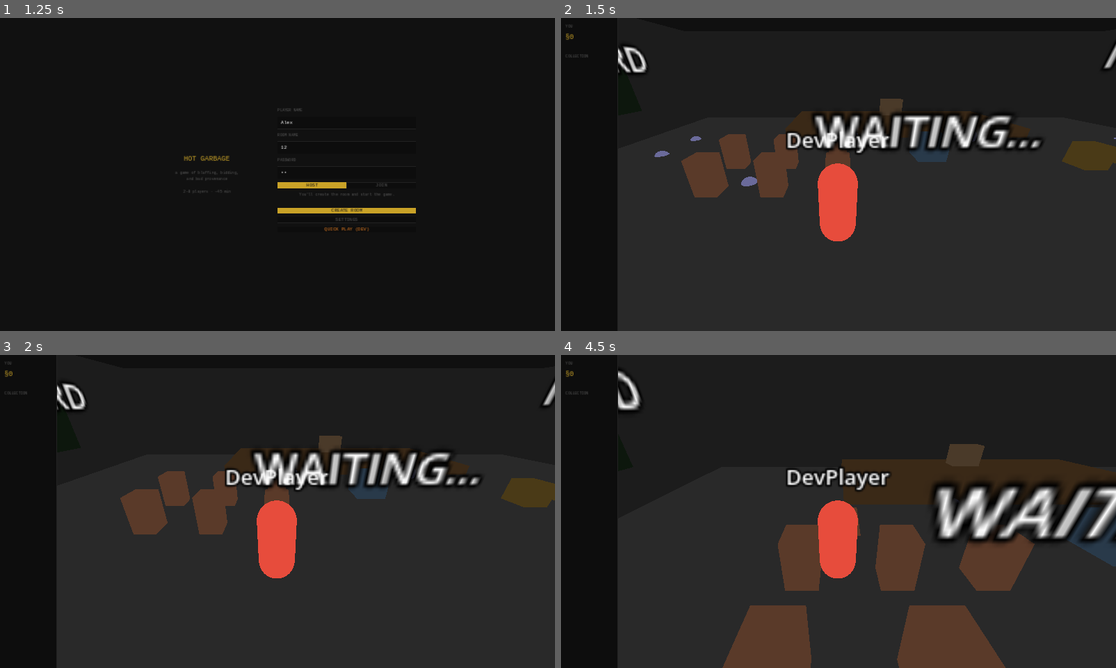
Above: before the commit, frames 1-4 (two rows, left to right).
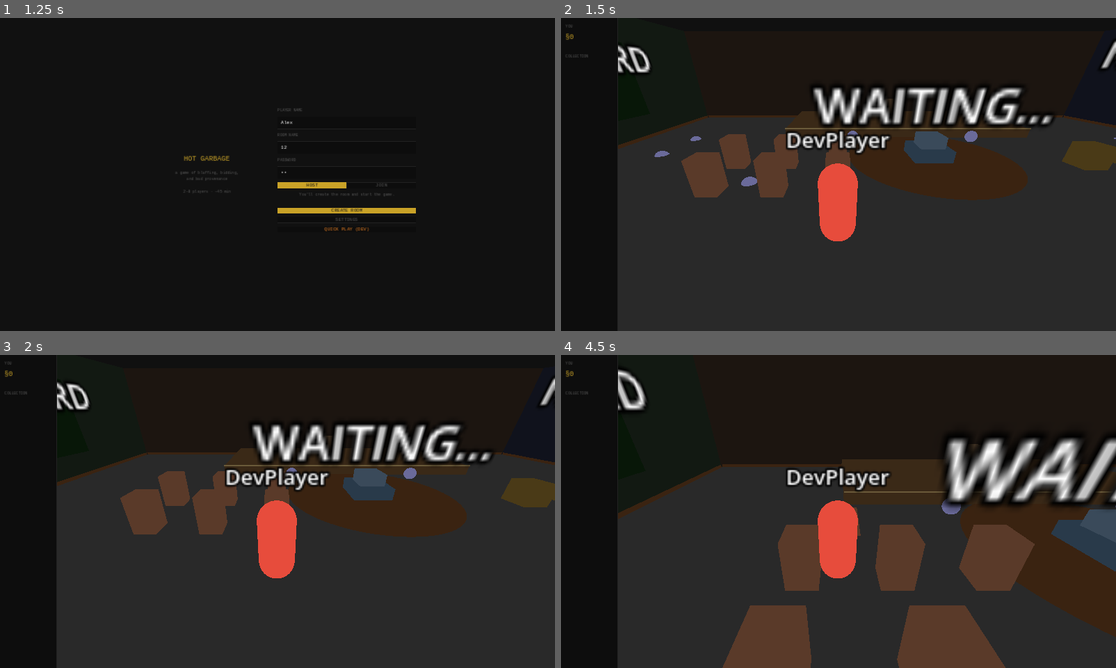
Above: after the commit, the same moments.

Repository: kevinBlum/hot-garbage
Game: Godot game, scene res://src/scenes/main_menu.tscn
Same seed, same stepped clock (60 frames per second), same inputs: the game is played once before the commit and once after it.
Inputs (mouse positions are in pixels of both pictures, inside the frame that each line leads up to):
- Up to frame 1 (1.25 s): click (344, 121) at 0.52 s; type "Alex" at 0.6 s; click (344, 146) at 0.75 s; type "12" at 0.83 s; click (344, 171) at 0.98 s; type "12" at 1.07 s
- Up to frame 2 (1.5 s): click "QUICK PLAY (DEV)" at 1.25 s
- Up to frame 3 (2 s): no input
- Up to frame 4 (4.5 s): tap Enter at 2 s; hold W (move_forward) from 2.03 s (still down); tap E (interact) at 2.1, 3.6 s; tap Space (jump) at 2.27, 3.02 s; tap Shift (sprint) at 2.85, 4.35 s

Frame 1 is identical in both runs. In frame 2, 6.8% of the frame differs, in the area x 10-100%, y 7-47%; in frame 3, 6.8%; in frame 4, 9.8%, in the area x 10-100%, y 4-100%.

Commit message:
feat: visual refinement pass — eyes, crown shape, category items, room color beats
- Characters: two dark eye spheres on capsule front to show facing direction
- Crown: replace flat box with ring base + 5 alternating-height gold cones
- Auction item: category-specific shape per pitch (cone=antiquities, sphere=curios,
  capsule=relics, cube=forgeries, flat box=junk) — item recreated each round
- Pedestal: two-tier (wide base + narrow top, both still reach y=1.0 top)
- Room: baseboards on all 4 walls, carpet disc under pedestal, stage gold accent strip
- Walls: subtly differentiated colors per zone (warm back, green left, cool right)
- Sign panels: protrude 0.3 units from wall into room for physical board feel
- Pedestal label raised to y=2.2 to clear tallest item (0.65 cone)
- throwable_prop: add CONE shape (CylinderMesh top_radius=0 + CylinderShape3D)
- Remove dead _UITheme preload from throwable_prop.gd

Co-Authored-By: Claude Sonnet 4.6 <noreply@anthropic.com>

Diff:
--- a/hot-garbage-godot/src/characters/local_player.gd
+++ b/hot-garbage-godot/src/characters/local_player.gd
@@ -10,7 +10,7 @@
 var _camera: Camera3D
 var _mesh: MeshInstance3D
 var _name_label: Label3D
-var _crown_mesh: MeshInstance3D
+var _crown_mesh: Node3D
 var _hand_anchor: Node3D
 var _grab_area: Area3D
 
@@ -62,18 +62,51 @@
 	_hand_anchor.position = Vector3(0.5, 0.9, -0.7)
 	add_child(_hand_anchor)
 
-	# Crown mesh (hidden; shown when this player is auctioneer)
-	_crown_mesh = MeshInstance3D.new()
-	var crown_box := BoxMesh.new()
-	crown_box.size = Vector3(0.6, 0.2, 0.6)
-	_crown_mesh.mesh = crown_box
-	_crown_mesh.position = Vector3(0, 2.0, 0)
-	var crown_mat := StandardMaterial3D.new()
-	crown_mat.shading_mode = BaseMaterial3D.SHADING_MODE_UNSHADED
-	crown_mat.albedo_color = Color.html("C9A227")
-	_crown_mesh.material_override = crown_mat
+	# Crown (hidden; shown when this player is auctioneer)
+	_crown_mesh = Node3D.new()
 	_crown_mesh.visible = false
 	add_child(_crown_mesh)
+
+	var gold_mat := StandardMaterial3D.new()
+	gold_mat.shading_mode = BaseMaterial3D.SHADING_MODE_UNSHADED
+	gold_mat.albedo_color = Color.html("C9A227")
+
+	var band := MeshInstance3D.new()
+	var band_cyl := CylinderMesh.new()
+	band_cyl.top_radius = 0.3
+	band_cyl.bottom_radius = 0.3
+	band_cyl.height = 0.1
+	band.mesh = band_cyl
+	band.material_override = gold_mat
+	band.position = Vector3(0, 1.95, 0)
+	_crown_mesh.add_child(band)
+
+	for i in 5:
+		var angle := i * TAU / 5.0
+		var spike_h := 0.28 if i % 2 == 0 else 0.18
+		var spike := MeshInstance3D.new()
+		var cone := CylinderMesh.new()
+		cone.top_radius = 0.0
+		cone.bottom_radius = 0.065
+		cone.height = spike_h
+		spike.mesh = cone
+		spike.material_override = gold_mat
+		spike.position = Vector3(sin(angle) * 0.25, 2.0 + spike_h * 0.5, cos(angle) * 0.25)
+		_crown_mesh.add_child(spike)
+
+	# Eyes (show facing direction)
+	var eye_mat := StandardMaterial3D.new()
+	eye_mat.shading_mode = BaseMaterial3D.SHADING_MODE_UNSHADED
+	eye_mat.albedo_color = Color.html("1a1a1a")
+	for side in [-1, 1]:
+		var eye := MeshInstance3D.new()
+		var eye_sphere := SphereMesh.new()
+		eye_sphere.radius = 0.07
+		eye_sphere.height = 0.14
+		eye.mesh = eye_sphere
+		eye.material_override = eye_mat
+		eye.position = Vector3(side * 0.15, 1.55, -0.37)
+		add_child(eye)
 
 	# Name label
 	_name_label = Label3D.new()
--- a/hot-garbage-godot/src/characters/remote_player.gd
+++ b/hot-garbage-godot/src/characters/remote_player.gd
@@ -7,7 +7,7 @@
 
 var _mesh: MeshInstance3D
 var _name_label: Label3D
-var _crown_mesh: MeshInstance3D
+var _crown_mesh: Node3D
 
 var _target_pos: Vector3 = Vector3.ZERO
 var _target_ry: float = 0.0
@@ -33,18 +33,51 @@
 	_mesh.material_override = mat
 	add_child(_mesh)
 
-	# Crown
-	_crown_mesh = MeshInstance3D.new()
-	var crown_box := BoxMesh.new()
-	crown_box.size = Vector3(0.6, 0.2, 0.6)
-	_crown_mesh.mesh = crown_box
-	_crown_mesh.position = Vector3(0, 2.0, 0)
-	var crown_mat := StandardMaterial3D.new()
-	crown_mat.shading_mode = BaseMaterial3D.SHADING_MODE_UNSHADED
-	crown_mat.albedo_color = Color.html("C9A227")
-	_crown_mesh.material_override = crown_mat
+	# Crown (hidden; shown when this player is auctioneer)
+	_crown_mesh = Node3D.new()
 	_crown_mesh.visible = false
 	add_child(_crown_mesh)
+
+	var gold_mat := StandardMaterial3D.new()
+	gold_mat.shading_mode = BaseMaterial3D.SHADING_MODE_UNSHADED
+	gold_mat.albedo_color = Color.html("C9A227")
+
+	var band := MeshInstance3D.new()
+	var band_cyl := CylinderMesh.new()
+	band_cyl.top_radius = 0.3
+	band_cyl.bottom_radius = 0.3
+	band_cyl.height = 0.1
+	band.mesh = band_cyl
+	band.material_override = gold_mat
+	band.position = Vector3(0, 1.95, 0)
+	_crown_mesh.add_child(band)
+
+	for i in 5:
+		var angle := i * TAU / 5.0
+		var spike_h := 0.28 if i % 2 == 0 else 0.18
+		var spike := MeshInstance3D.new()
+		var cone := CylinderMesh.new()
+		cone.top_radius = 0.0
+		cone.bottom_radius = 0.065
+		cone.height = spike_h
+		spike.mesh = cone
+		spike.material_override = gold_mat
+		spike.position = Vector3(sin(angle) * 0.25, 2.0 + spike_h * 0.5, cos(angle) * 0.25)
+		_crown_mesh.add_child(spike)
+
+	# Eyes (show facing direction)
+	var eye_mat := StandardMaterial3D.new()
+	eye_mat.shading_mode = BaseMaterial3D.SHADING_MODE_UNSHADED
+	eye_mat.albedo_color = Color.html("1a1a1a")
+	for side in [-1, 1]:
+		var eye := MeshInstance3D.new()
+		var eye_sphere := SphereMesh.new()
+		eye_sphere.radius = 0.07
+		eye_sphere.height = 0.14
+		eye.mesh = eye_sphere
+		eye.material_override = eye_mat
+		eye.position = Vector3(side * 0.15, 1.55, -0.37)
+		add_child(eye)
 
 	# Name label
 	_name_label = Label3D.new()
--- a/hot-garbage-godot/src/props/throwable_prop.gd
+++ b/hot-garbage-godot/src/props/throwable_prop.gd
@@ -1,8 +1,6 @@
 extends RigidBody3D
 
-const _UITheme = preload("res://src/scenes/ui_theme.gd")
-
-enum Shape { BOX, CAPSULE, SPHERE }
+enum Shape { BOX, CAPSULE, SPHERE, CONE }
 
 var _home_pos: Vector3 = Vector3.ZERO
 var _is_auction_item: bool = false
@@ -29,6 +27,11 @@
 			var sphere := SphereShape3D.new()
 			sphere.radius = size.x
 			col.shape = sphere
+		Shape.CONE:
+			var cyl := CylinderShape3D.new()
+			cyl.radius = size.x
+			cyl.height = size.y
+			col.shape = cyl
 	add_child(col)
 
 	var mesh := MeshInstance3D.new()
@@ -47,6 +50,12 @@
 			sphere_mesh.radius = size.x
 			sphere_mesh.height = size.x * 2
 			mesh.mesh = sphere_mesh
+		Shape.CONE:
+			var cone_mesh := CylinderMesh.new()
+			cone_mesh.top_radius = 0.0
+			cone_mesh.bottom_radius = size.x
+			cone_mesh.height = size.y
+			mesh.mesh = cone_mesh
 	var mat := StandardMaterial3D.new()
 	mat.shading_mode = BaseMaterial3D.SHADING_MODE_UNSHADED
 	mat.albedo_color = color
--- a/hot-garbage-godot/src/scenes/auction_house.gd
+++ b/hot-garbage-godot/src/scenes/auction_house.gd
@@ -52,14 +52,14 @@
 func _build_room() -> void:
 	# Floor
 	_add_box(Vector3(0, -0.05, 0), Vector3(30, 0.1, 20), Color.html("2a2a2a"))
-	# Back wall
-	_add_box(Vector3(0, 3, -10), Vector3(30, 6, 0.2), Color.html("1e1e1e"))
+	# Back wall (warm, behind stage)
+	_add_box(Vector3(0, 3, -10), Vector3(30, 6, 0.2), Color.html("1e1814"))
 	# Front wall
-	_add_box(Vector3(0, 3, 10), Vector3(30, 6, 0.2), Color.html("1e1e1e"))
-	# Left wall (scoreboard side)
-	_add_box(Vector3(-15, 3, 0), Vector3(0.2, 6, 20), Color.html("1e1e1e"))
-	# Right wall (phase sign side)
-	_add_box(Vector3(15, 3, 0), Vector3(0.2, 6, 20), Color.html("1e1e1e"))
+	_add_box(Vector3(0, 3, 10), Vector3(30, 6, 0.2), Color.html("1a1a1a"))
+	# Left wall (scoreboard side — very subtle green)
+	_add_box(Vector3(-15, 3, 0), Vector3(0.2, 6, 20), Color.html("161c16"))
+	# Right wall (phase sign side — very subtle cool)
+	_add_box(Vector3(15, 3, 0), Vector3(0.2, 6, 20), Color.html("14161e"))
 	# Ceiling
 	_add_box(Vector3(0, 6.05, 0), Vector3(30, 0.1, 20), Color.html("141414"))
 
@@ -68,25 +68,49 @@
 	# Podium on stage
 	_add_box(Vector3(0, 1.05, -8.5), Vector3(1.5, 1.1, 0.8), Color.html("4a3a2a"))
 
-	# Item pedestal (center of room)
-	_add_box(Vector3(0, 0.5, -1), Vector3(1.2, 1.0, 1.2), Color.html("2a3a4a"))
-	# Pedestal display label
-	_pedestal_label = _make_label3d("WAITING...", Vector3(0, 1.15, -1), 0.06)
-
-	# Scoreboard billboard on left wall
-	_add_box(Vector3(-14.8, 3, 0), Vector3(0.1, 3, 8), Color.html("111a11"))
-	_scoreboard_label = _make_label3d("SCOREBOARD", Vector3(-14.6, 4.0, 0), 0.05)
+	# Item pedestal (two-tier: wide base + narrow top)
+	_add_box(Vector3(0, 0.25, -1), Vector3(1.6, 0.5, 1.6), Color.html("2a3a4a"))
+	_add_box(Vector3(0, 0.75, -1), Vector3(1.0, 0.5, 1.0), Color.html("3a4a5a"))
+	# Pedestal display label — floats above tallest item (y ≈ 2.2 clears a 0.65-tall cone)
+	_pedestal_label = _make_label3d("WAITING...", Vector3(0, 2.2, -1), 0.06)
+
+	# Scoreboard billboard on left wall — protrudes 0.3 units into room
+	_add_box(Vector3(-14.7, 3, 0), Vector3(0.3, 3.4, 8.4), Color.html("0d1a0d"))
+	_scoreboard_label = _make_label3d("SCOREBOARD", Vector3(-14.4, 4.0, 0), 0.05)
 	_scoreboard_label.rotation_degrees = Vector3(0, 90, 0)
 
-	# Phase sign on right wall
-	_add_box(Vector3(14.8, 4.5, -4), Vector3(0.1, 1.5, 5), Color.html("1a1a11"))
-	_phase_sign_label = _make_label3d("NEXT UP", Vector3(14.6, 4.5, -4), 0.07)
+	# Phase sign on right wall — protrudes 0.3 units into room
+	_add_box(Vector3(14.7, 4.5, -4), Vector3(0.3, 1.9, 5.4), Color.html("101826"))
+	_phase_sign_label = _make_label3d("NEXT UP", Vector3(14.4, 4.5, -4), 0.07)
 	_phase_sign_label.rotation_degrees = Vector3(0, -90, 0)
 
-	# Bid timer chalkboard (right wall, lower)
-	_add_box(Vector3(14.8, 2.5, 2), Vector3(0.1, 1.5, 4), Color.html("0a1a0a"))
-	_timer_label = _make_label3d("", Vector3(14.6, 2.5, 2), 0.1)
+	# Bid timer chalkboard (right wall, lower) — protrudes 0.3 units into room
+	_add_box(Vector3(14.7, 2.5, 2), Vector3(0.3, 1.9, 4.4), Color.html("0a1a0a"))
+	_timer_label = _make_label3d("", Vector3(14.4, 2.5, 2), 0.1)
 	_timer_label.rotation_degrees = Vector3(0, -90, 0)
+
+	# Stage front accent strip (gold tint at leading edge of stage, z≈-4)
+	_add_box(Vector3(0, 0.52, -4.0), Vector3(14.0, 0.04, 0.1), Color.html("6a5a3a"))
+
+	# Baseboards along all four walls
+	_add_box(Vector3(0, 0.08, -9.9),  Vector3(29.6, 0.16, 0.1),  Color.html("3a2515"))
+	_add_box(Vector3(0, 0.08, 9.9),   Vector3(29.6, 0.16, 0.1),  Color.html("3a2515"))
+	_add_box(Vector3(-14.9, 0.08, 0), Vector3(0.1,  0.16, 19.6), Color.html("3a2515"))
+	_add_box(Vector3(14.9, 0.08, 0),  Vector3(0.1,  0.16, 19.6), Color.html("3a2515"))
+
+	# Floor carpet disc under pedestal (purely visual — no physics)
+	var carpet := MeshInstance3D.new()
+	var carpet_cyl := CylinderMesh.new()
+	carpet_cyl.top_radius = 3.5
+	carpet_cyl.bottom_radius = 3.5
+	carpet_cyl.height = 0.02
+	carpet.mesh = carpet_cyl
+	var carpet_mat := StandardMaterial3D.new()
+	carpet_mat.shading_mode = BaseMaterial3D.SHADING_MODE_UNSHADED
+	carpet_mat.albedo_color = Color.html("3a2515")
+	carpet.material_override = carpet_mat
+	carpet.position = Vector3(0, 0.01, -1)
+	add_child(carpet)
 
 	# Spawn point marker (invisible static body — actual spawn positions)
 	_add_spawn_points()
@@ -117,11 +141,12 @@
 		_make_prop(pos, Vector3(0.3, 0.3, 0.3), Color.html("6a6a9a"), ThrowablePropScript.Shape.SPHERE)
 
 func _make_prop(pos: Vector3, size: Vector3, color: Color,
-				shape: int = ThrowablePropScript.Shape.BOX) -> RigidBody3D:
+				shape: int = ThrowablePropScript.Shape.BOX,
+				p_is_auction_item: bool = false) -> RigidBody3D:
 	var prop: RigidBody3D = RigidBody3D.new()
 	prop.set_script(ThrowablePropScript)
 	add_child(prop)
-	prop.init(pos, size, color, shape)
+	prop.init(pos, size, color, shape, p_is_auction_item)
 	return prop
 
 func _add_box(pos: Vector3, size: Vector3, color: Color) -> void:
@@ -329,6 +354,15 @@
 	if _is_auctioneer and _auctioneer_overlay:
 		_auctioneer_overlay.show_reveal(artifact)
 
+func _category_shape(cat: String) -> Dictionary:
+	match cat:
+		"antiquities": return {"shape": ThrowablePropScript.Shape.CONE,    "size": Vector3(0.22, 0.65, 0.22), "pos": Vector3(0, 1.325, -1)}
+		"curios":      return {"shape": ThrowablePropScript.Shape.SPHERE,  "size": Vector3(0.32, 0.32, 0.32), "pos": Vector3(0, 1.32, -1)}
+		"relics":      return {"shape": ThrowablePropScript.Shape.CAPSULE, "size": Vector3(0.18, 0.60, 0.18), "pos": Vector3(0, 1.30, -1)}
+		"forgeries":   return {"shape": ThrowablePropScript.Shape.BOX,     "size": Vector3(0.50, 0.50, 0.50), "pos": Vector3(0, 1.25, -1)}
+		"junk":        return {"shape": ThrowablePropScript.Shape.BOX,     "size": Vector3(0.65, 0.30, 0.45), "pos": Vector3(0, 1.15, -1)}
+		_:             return {"shape": ThrowablePropScript.Shape.SPHERE,  "size": Vector3(0.38, 0.38, 0.38), "pos": Vector3(0, 1.38, -1)}
+
 func on_start_pitch(artifact: Dictionary, _pitch_duration: int, round: int = 1, total_rounds: int = 5) -> void:
 	_current_artifact = artifact
 	_phase_sign_label.text = "PITCH PHASE\nROUND %d/%d" % [round, total_rounds]
@@ -337,12 +371,12 @@
 	var cat: String = artifact.get("category", "unknown")
 	var cat_color: Color = _UITheme.cat_color(cat)
 
-	# Spawn or reset auction item on pedestal
-	if _auction_item == null:
-		_auction_item = _make_prop(Vector3(0, 1.2, -1), Vector3(0.4, 0.4, 0.4), cat_color, ThrowablePropScript.Shape.BOX)
-	else:
-		_auction_item.set_color(cat_color)
-		_auction_item.reset_to_home()
+	# Recreate auction item with category-specific shape and position
+	if _auction_item != null:
+		_auction_item.queue_free()
+		_auction_item = null
+	var shape_info := _category_shape(cat)
+	_auction_item = _make_prop(shape_info.pos, shape_info.size, cat_color, shape_info.shape, true)
 
 	_auction_item.set_interactable(true)
 	_pedestal_label.text = "%s\n[%s]" % [artifact.get("name", ""), cat.to_upper()]
